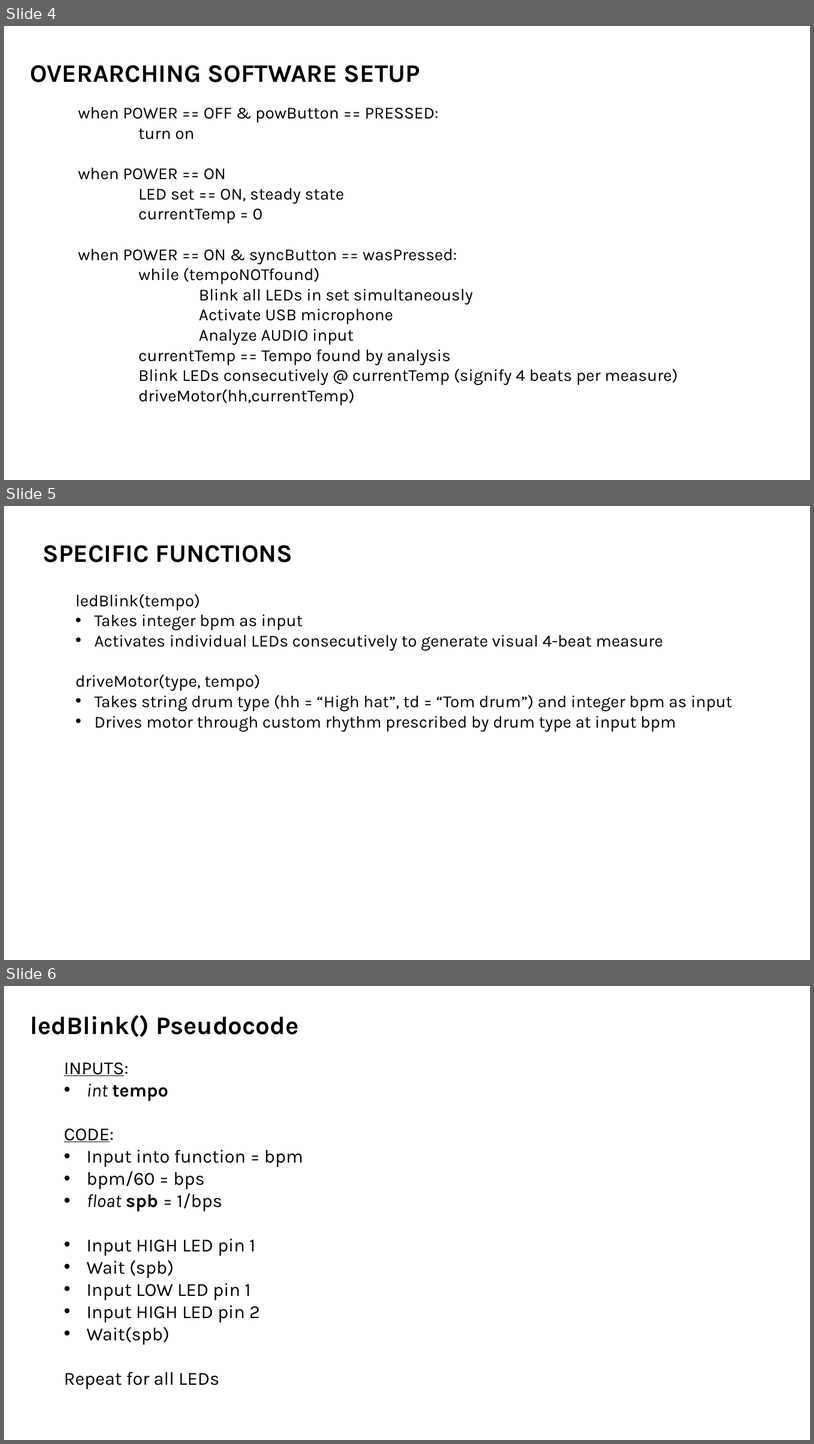
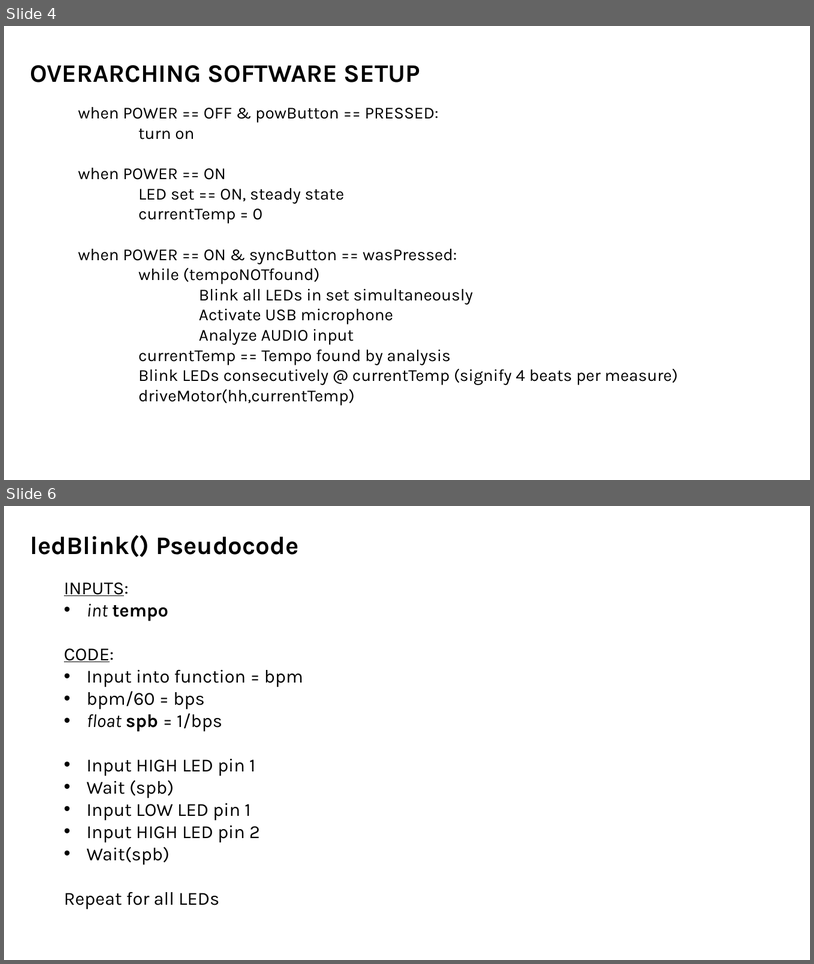
Before and after one commit to kmCoon/ENGI-301, a slide deck: project-01/docs/Cooney_Project_01_Software_Diagrams.pptx. Shown one above the other, each under a label of ours: slides 4, 5 and 6 before the commit, slides 4 and 6 after it; the slides between them are not shown. The pictures are 814x1444 and 814x964 pixels, drawn with LibreOffice and Linux fonts; fonts in the diff are those of the drawing. Boxes give left, top, right and bottom in pixels: in the first picture for what was removed or moved away, otherwise in the second. Text is boxed around its words. In the diff, an @@ line names an element or a change of style, - is before the commit and + after.

```diff
--- a/project-01/docs/Cooney_Project_01_Software_Diagrams.pptx
+++ b/project-01/docs/Cooney_Project_01_Software_Diagrams.pptx
@@ slide 5 removed at (4,506,810,960), background #FFFFFF @@
@@ text removed at (43,545,293,562) @@
-SPECIFIC FUNCTIONS
@@ text removed at (75,594,732,732) @@
-ledBlink(tempo)
-• Takes integer bpm as input
-• Activates individual LEDs consecutively to generate visual 4-beat measure
-driveMotor(type, tempo)
-• Takes string drum type (hh = “High hat”, td = “Tom drum”) and integer bpm as input
-• Drives motor through custom rhythm prescribed by drum type at input bpm
```
Also in this commit, not shown: 1 slide added, 1 other file.
